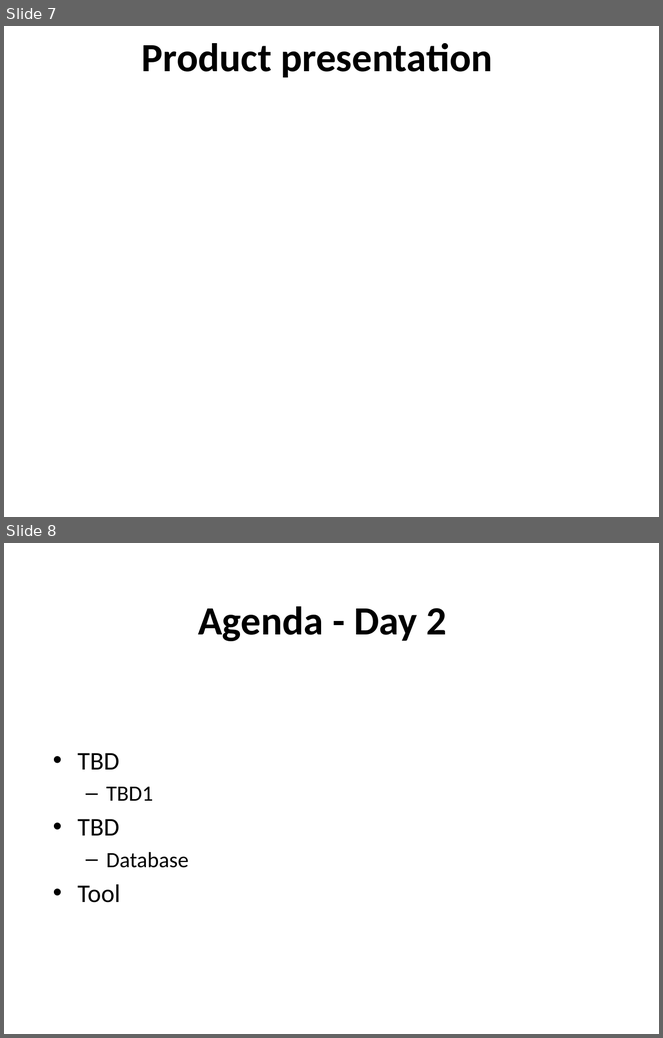
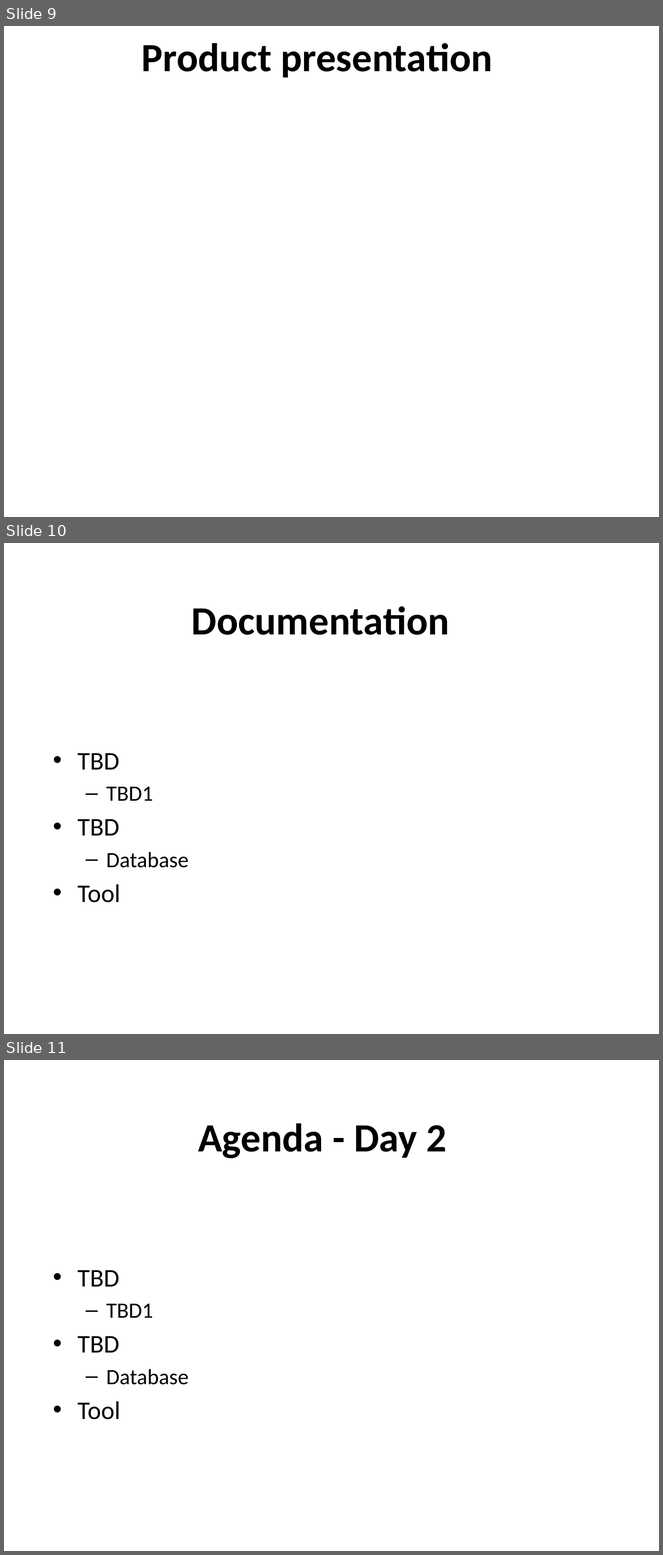
Before and after one commit to Flu10/Zero2Hero2016, a slide deck: presentation/SQL Z2H 2016.pptx. Shown one above the other, each under a label of ours: slides 7 and 8 before the commit, slides 9, 10 and 11 after it. The pictures are 663x1038 and 663x1555 pixels, drawn with LibreOffice and Linux fonts; fonts in the diff are those of the drawing; background and template pictures are left out. Boxes give left, top, right and bottom in pixels: in the first picture for what was removed or moved away, otherwise in the second. Text is boxed around its words. In the diff, an @@ line names an element or a change of style, - is before the commit and + after.

```diff
--- a/presentation/SQL Z2H 2016.pptx
+++ b/presentation/SQL Z2H 2016.pptx
@@ slide 10 added at [4,543,659,1034], background picture (left out) @@
@@ title added at [192,606,450,635], 44 pt, text #000000, bold @@
+Documentation
@@ text added at [77,753,189,903], 24 pt, text #000000 @@
+• TBD
+  – TBD1
+• TBD
+  – Database
+• Tool
@@ what was slide 7 is now slide 9 @@
@@ what was slide 8 is now slide 11 @@
```
Also in this commit, not shown: 1 slide changed, 1 other slide added, 1 other file.
